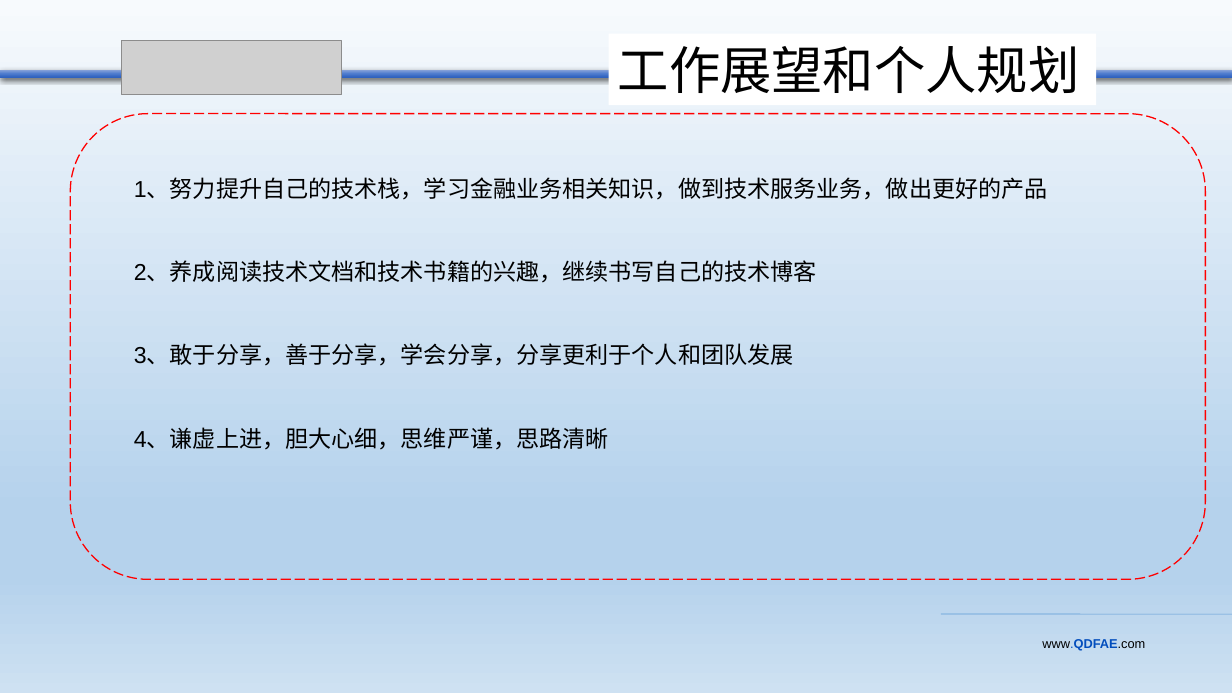
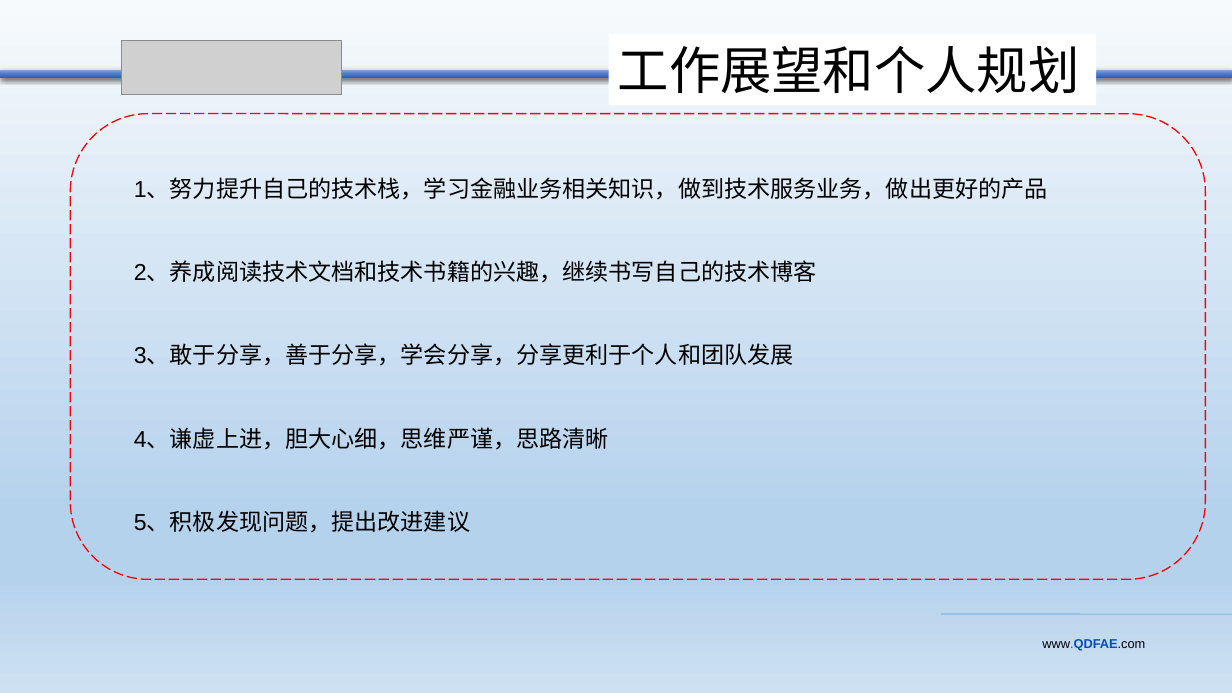
Before and after one commit to lhw1320/springcloud, a slide deck: slide 10 of doc/src/main/resources/qdfae/青金中心连宏伟转正答辩.pptx. Drawn at 1232x693 pixels with LibreOffice and Linux fonts; fonts in the diff are those of the drawing; grey boxes stand for pictures. Boxes give left, top, right and bottom in pixels: in the first picture for what was removed or moved away, otherwise in the second. Text is boxed around its words. In the diff, an @@ line names an element or a change of style, - is before the commit and + after.

```diff
--- a/doc/src/main/resources/qdfae/青金中心连宏伟转正答辩.pptx
+++ b/doc/src/main/resources/qdfae/青金中心连宏伟转正答辩.pptx
@@ text at (x1=134, y1=511, x2=470, y2=533): paragraph added @@
+5、积极发现问题，提出改进建议
```
Also in this commit, not shown: 7 other slides changed.
